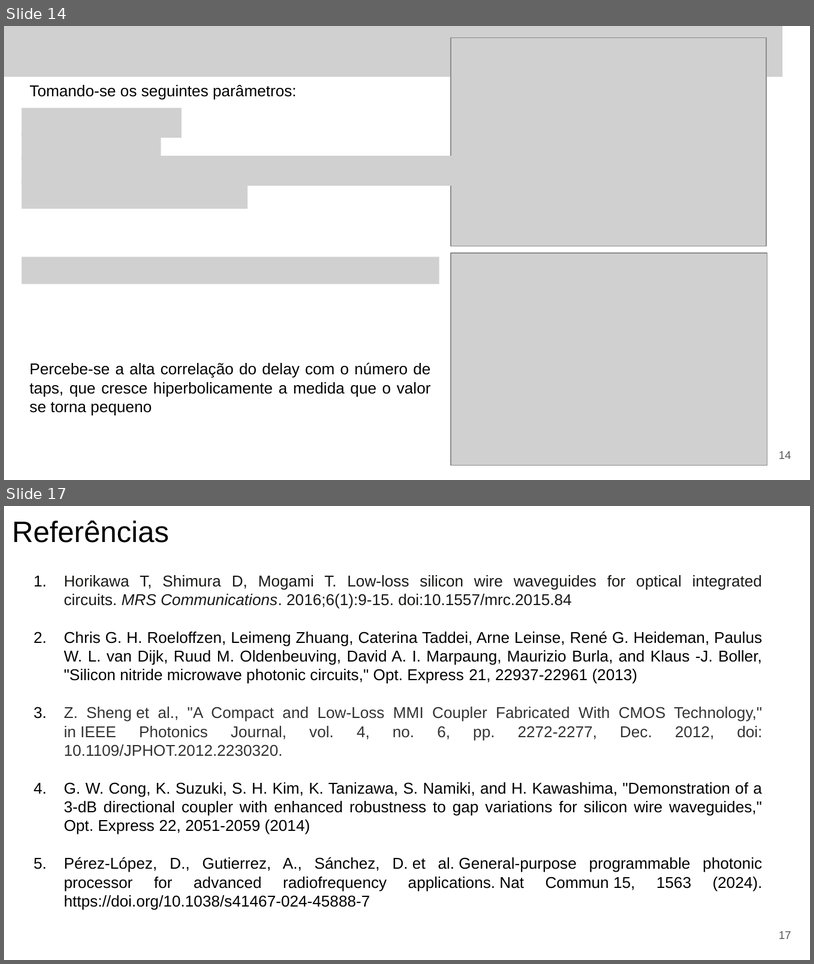
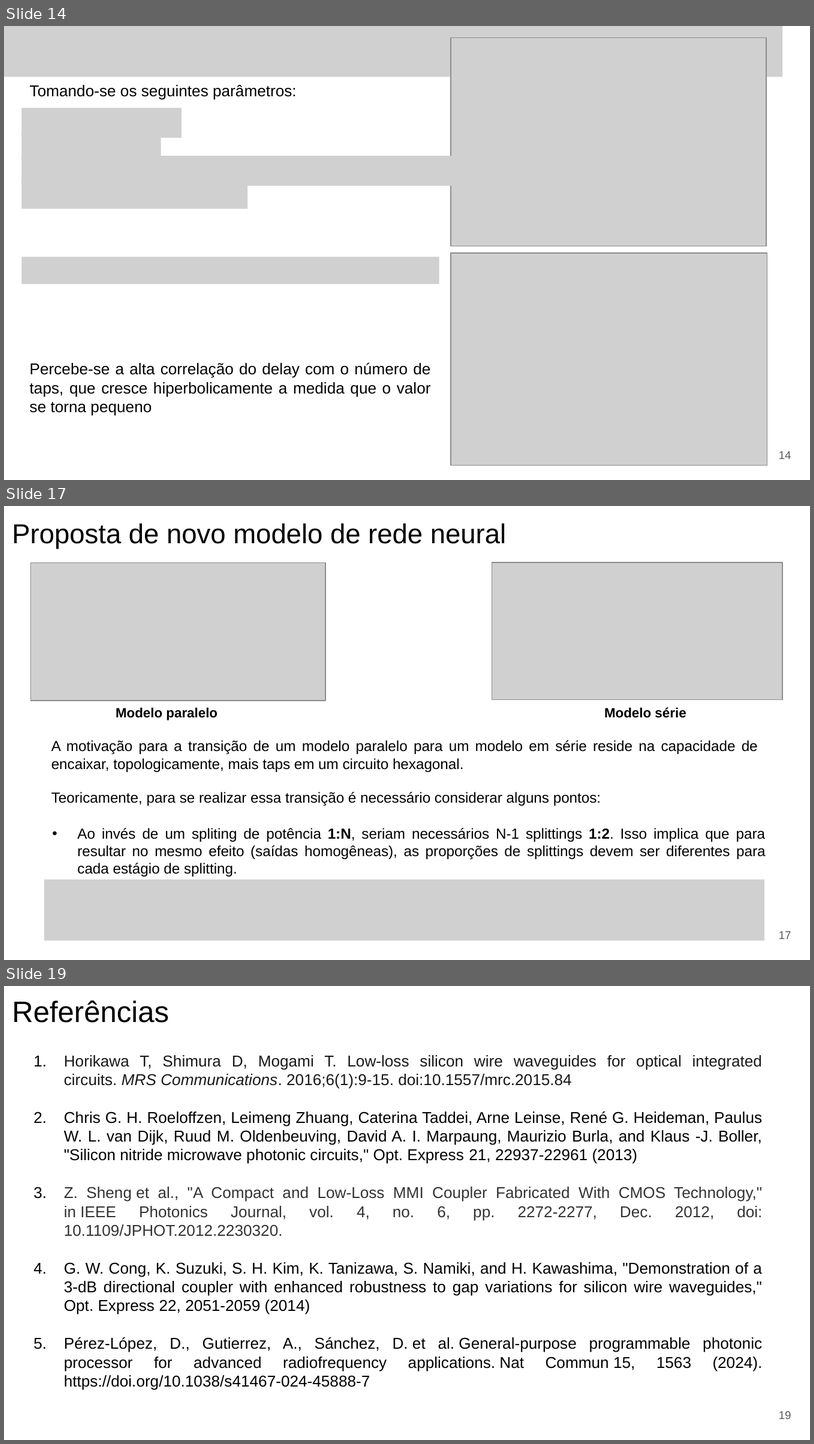
Before and after one commit to CaioRodrigues200/Programmable-Multifunctional-Circuit, a slide deck: Documentation/PPC_Report.pptx. Shown one above the other, each under a label of ours: slides 14 and 17 before the commit, slides 14, 17 and 19 after it; the slides between them are not shown. The pictures are 814x964 and 814x1444 pixels, drawn with LibreOffice and Linux fonts; fonts in the diff are those of the drawing; grey boxes stand for pictures. Boxes give left, top, right and bottom in pixels: in the first picture for what was removed or moved away, otherwise in the second. Text is boxed around its words. In the diff, an @@ line names an element or a change of style, - is before the commit and + after.

```diff
--- a/Documentation/PPC_Report.pptx
+++ b/Documentation/PPC_Report.pptx
@@ slide 17 added at bbox=[4, 506, 810, 960], background #FFFFFF @@
@@ text added at bbox=[12, 523, 506, 549], 24.4 pt, text #000000 @@
+Proposta de novo modelo de rede neural
@@ picture added at bbox=[30, 563, 326, 700] @@
@@ picture added at bbox=[63, 572, 95, 597] @@
@@ picture added at bbox=[492, 562, 783, 700] @@
@@ picture added at bbox=[505, 578, 536, 602] @@
@@ text added at bbox=[116, 707, 218, 720], 12 pt, text #000000, bold @@
+Modelo paralelo
@@ text added at bbox=[605, 707, 686, 718], 12 pt, text #000000, bold @@
+Modelo série
@@ text added at bbox=[51, 740, 758, 772], 13 pt, text #000000 @@
+A motivação para a transição de um modelo paralelo para um modelo em série reside na capacidade de encaixar, topologicamente, mais taps em um circuito hexagonal.
@@ text added at bbox=[51, 792, 601, 805], 13 pt, text #000000 @@
+Teoricamente, para se realizar essa transição é necessário considerar alguns pontos:
@@ text added at bbox=[77, 828, 766, 876], 13 pt, text #000000 @@
+• Ao invés de um spliting de potência 1:N, seriam necessários N-1 splittings 1:2. Isso implica que para resultar no mesmo efeito (saídas homogêneas), as proporções de splittings devem ser diferentes para cada estágio de splitting.
@@ picture added at bbox=[44, 879, 764, 940] @@
@@ page number added at bbox=[779, 931, 792, 939], 10 pt, text #595959 @@
+17
@@ what was slide 17 is now slide 19 @@
@@ page number at bbox=[779, 1411, 792, 1419]: text changed @@
-17
+19
```
Also in this commit, not shown: 1 other slide added, 1 slide removed.
